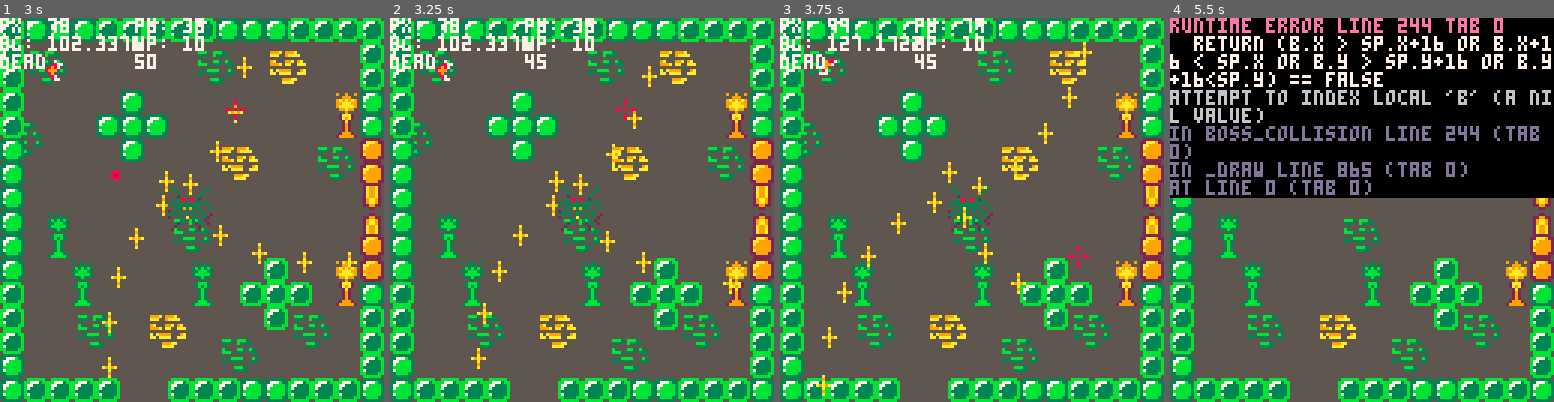
Above: before the commit, frames 1-4 (left to right).
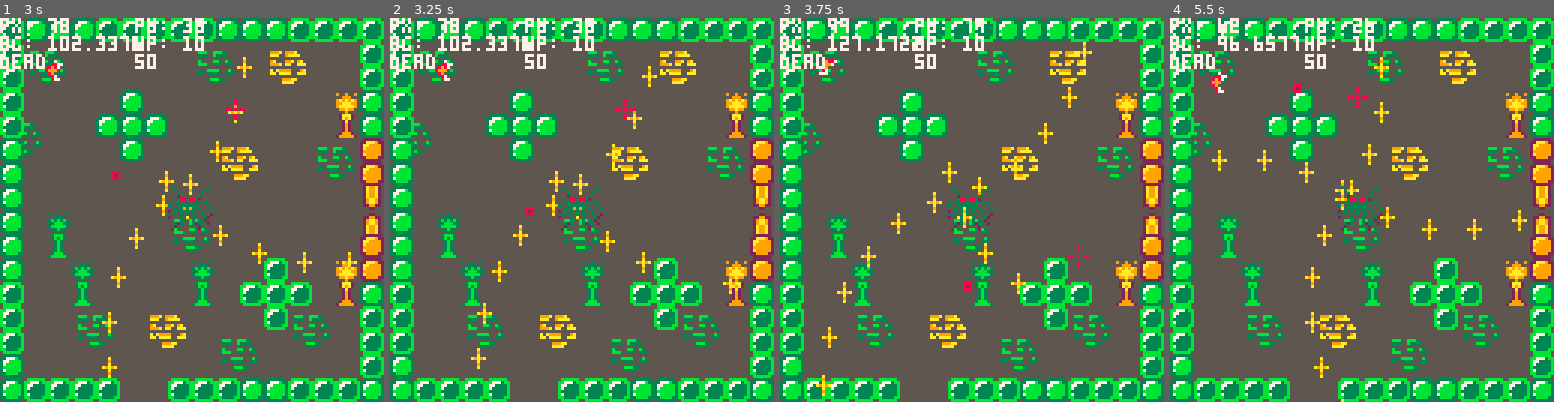
Above: after the commit, the same moments.

Repository: kbrewington/Negation
Game: PICO-8 cartridge negation.p8
Two runs of this game, one before a commit and one after it. Both use one fixed random seed, a clock stepped at 60 frames per second and the inputs below.
Inputs (mouse positions are in pixels of both pictures, inside the frame that each line leads up to):
- Up to frame 1 (3 s): tap X (X key) at 0.33, 1.07, 1.85, 2.97 s; click (280, 121) at 0.67 s; tap O (Z key) at 0.7, 1.7, 2.1, 2.5, 2.9 s; click (46, 267) at 1.22 s; hold Right 1.6-2.1 s; click (107, 114) at 1.77 s; hold Up 2.15-2.42 s; click (172, 259) at 2.32 s; hold Right from 2.47 s (still down); click (234, 106) at 2.87 s
- Up to frame 2 (3.25 s): release Right at 3.03 s; hold Left from 3.08 s (still down)
- Up to frame 3 (3.75 s): tap O (Z key) at 3.3, 3.7 s; click (1075, 256) at 3.42 s; release Left at 3.58 s; hold Down from 3.63 s (still down)
- Up to frame 4 (5.5 s): release Down at 3.97 s; click (1231, 102) at 3.97 s; hold Right 4.02-4.68 s; tap X (X key) at 4.08, 5.2 s; tap O (Z key) every 0.4 s from 4.1 to 5.3 s; click (1292, 248) at 4.52 s; hold Up 4.73-5.03 s; click (1354, 94) at 5.07 s; hold Left from 5.08 s (still down)

Frame 1 is identical in both runs. In frame 2, 0.1% of the frame differs, in the area x 35-41%, y 9-52%; in frame 3, 0.1%; in frame 4, 47%, in the area x 0-100%, y 0-100%.
Error before the commit: runtime error line 244 tab 0; return (b.x > sp.x+16 or b.x+16 < sp.x or b.y > sp.y+16 or b.y+16<sp.y) == false; attempt to index local 'b' (a nil value)

Commit message:
fixed boss hitbox, and animations

Diff:
--- a/negation.p8
+++ b/negation.p8
@@ -66,7 +66,9 @@
 enemy_spawned = {}
 player_bullets = {}
 enemy_bullets = {}
-destroyed = {}
+destroyed_bosses = {}
+destroyed_enemies = {}
+boss_hit_anims = {}
 
 highlighted = 10
 currently_selected = 1
@@ -155,6 +157,8 @@
   b.sprite = sprite
   b.friendly = friendly
   b.speed = 2
+  b.current_step = 0
+  b.max_anim_steps = 5
   b.move = function()
               b.x = b.x - b.speed * sin(b.angle / 360)
               b.y = b.y - b.speed * cos(b.angle / 360)
@@ -174,8 +178,9 @@
   b.sprite = sprite
   b.bullet_speed = 2
   b.bullet_spread = 7
-  b.immune_time = 1
-  b.last_hit = 0
+  b.destroyed_step = 0
+  b.destroy_sequence = {135, 136, 135}
+  b.destroy_anim_length = 30
   b.health = 50
   b.pattern = {90, 180, 270, 360}
   b.update = function()
@@ -185,8 +190,15 @@
                      add(enemy_bullets, bullet(b.x, b.y, (b.angle + (90*i)), 130, false))
                    end
                  end
+                --  local sx = 1
+                --  local sy = 1
+                --  if b.dx > 2 then sx = -1 end
+                --  if b.dy > 2 then sy = -1 end
+                --  b.dx = (b.dx + 1)%b.mdx
+                --  b.dy = (b.dy + 1)%b.mdy
+                --  b.x = b.x + b.dx*sx
+                --  b.y = b.y + b.dy*sy
              end
-
   return b
 end
 --------------------------------------------------------------------------------
@@ -244,7 +256,7 @@
 end
 
 function boss_collision(sp, b)
-  return (b.x > sp.x+16 or b.x+16 < sp.x or b.y > sp.y+16 or b.y+16<sp.y) == false
+  return (b.x > sp.x+16 or b.x+4 < sp.x or b.y > sp.y+16 or b.y+4 < sp.y)==false
 end
 
 function collide_all_enemies()
@@ -667,11 +679,53 @@
       spr(e.destroy_sequence[3], e.x, e.y)
     end
   else
-    del(destroyed, e)
+    del(destroyed_enemies, e)
   end
 
   circ(e.x+4, e.y+4, e.destroyed_step%5, 8)
   e.destroyed_step = e.destroyed_step + 1
+
+end
+
+--[[
+    draw boss hit animation
+]]
+function boss_hit_animation(bul)
+  local colors = {8, 9}
+
+  if bul.current_step <= bul.max_anim_steps then
+    circ(bul.x, bul.y, flr(time()*100)%4, colors[flr(time()*100)%#colors + 1])
+  else
+    del(boss_hit_anims, bul)
+  end
+
+  bul.current_step = bul.current_step+1
+end
+
+--[[
+  draw boss destruction animation
+]]
+function step_boss_destroyed_animation(b)
+  local s = 1 s1 = 1
+  if flr(rnd(10))%2 == 0 then s = -1 end
+  if flr(rnd(10))%2 == 0 then s1 = -1 end
+  if b.destroyed_step <= b.destroy_anim_length then
+    if b.destroyed_step < flr(b.destroy_anim_length/3) then
+      spr(b.destroy_sequence[1], b.x+s*flr(rnd(8)), b.y+s1*flr(rnd(8)))
+      spr(b.destroy_sequence[1], b.x+s*flr(rnd(8)), b.y+s1*flr(rnd(8)))
+    elseif b.destroyed_step <= flr(b.destroy_anim_length/3)*2 then
+      spr(b.destroy_sequence[2], b.x+s*flr(rnd(8)), b.y+s1*flr(rnd(8)))
+      spr(b.destroy_sequence[1], b.x+s*flr(rnd(8)), b.y+s1*flr(rnd(8)))
+    elseif b.destroyed_step <= b.destroy_anim_length then
+      spr(b.destroy_sequence[3], b.x+s*flr(rnd(8)), b.y+s1*flr(rnd(8)))
+      spr(b.destroy_sequence[3], b.x+s*flr(rnd(8)), b.y+s1*flr(rnd(8)))
+    end
+  else
+    del(destroyed_bosses, b)
+  end
+
+  circ(b.x+4, b.y+4, b.destroyed_step%5, 8)
+  b.destroyed_step = b.destroyed_step + 1
 
 end
 
@@ -846,7 +900,7 @@
 
   end
 
-  for d in all(destroyed) do
+  for d in all(destroyed_enemies) do
     step_destroy_animation(d)
   end
 
@@ -864,18 +918,18 @@
       b.move()
     end
 
-    if drawboss then
-      if (time() - boss1.last_hit > boss1.immune_time) and boss_collision(boss1, b) then
-        boss1.health -= 5
-        boss1.last_hit = time()
+    if drawboss and b~=nil then
+      if boss_collision(boss1, b) then
+        boss1.health -= 1
+        del(player_bullets, b)
+        add(boss_hit_anims, b)
         if (boss1.health <= 0) then
           drawboss = false
+          add(destroyed_bosses, boss1)
           boss1 = nil
         end
         break
       end
-
-      if boss_collision(boss1, b) then del(player_bullets, b) end
     end
   end
 
@@ -908,6 +962,13 @@
   if drawboss then
     spr(boss1.sprite, boss1.x, boss1.y, 2, 2)
     boss1.update()
+  end
+
+  for b in all(boss_hit_anims) do
+    boss_hit_animation(b)
+  end
+  for b in all(destroyed_bosses) do
+    step_boss_destroyed_animation(b)
   end
 
   if player.health <= 0 then
